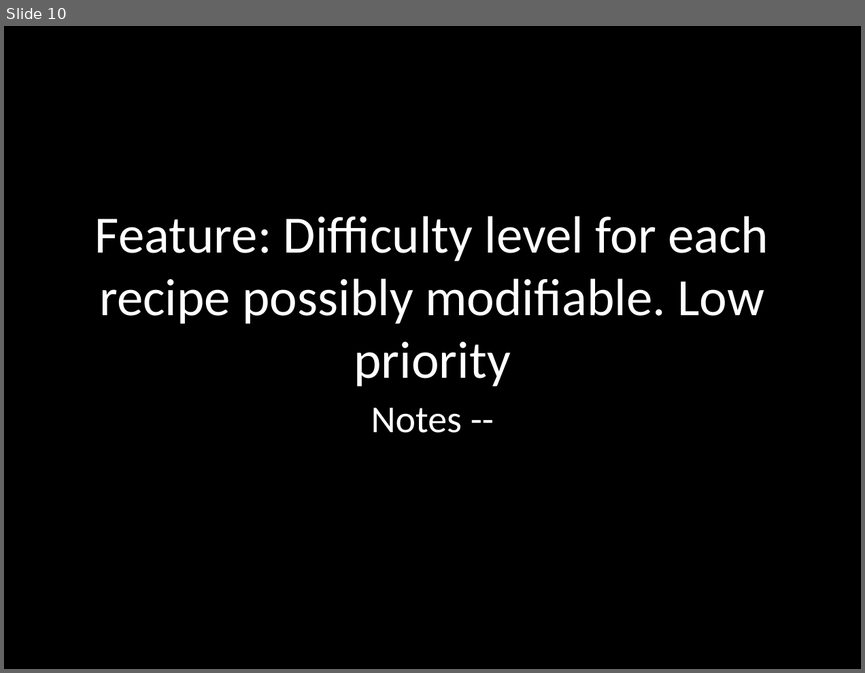
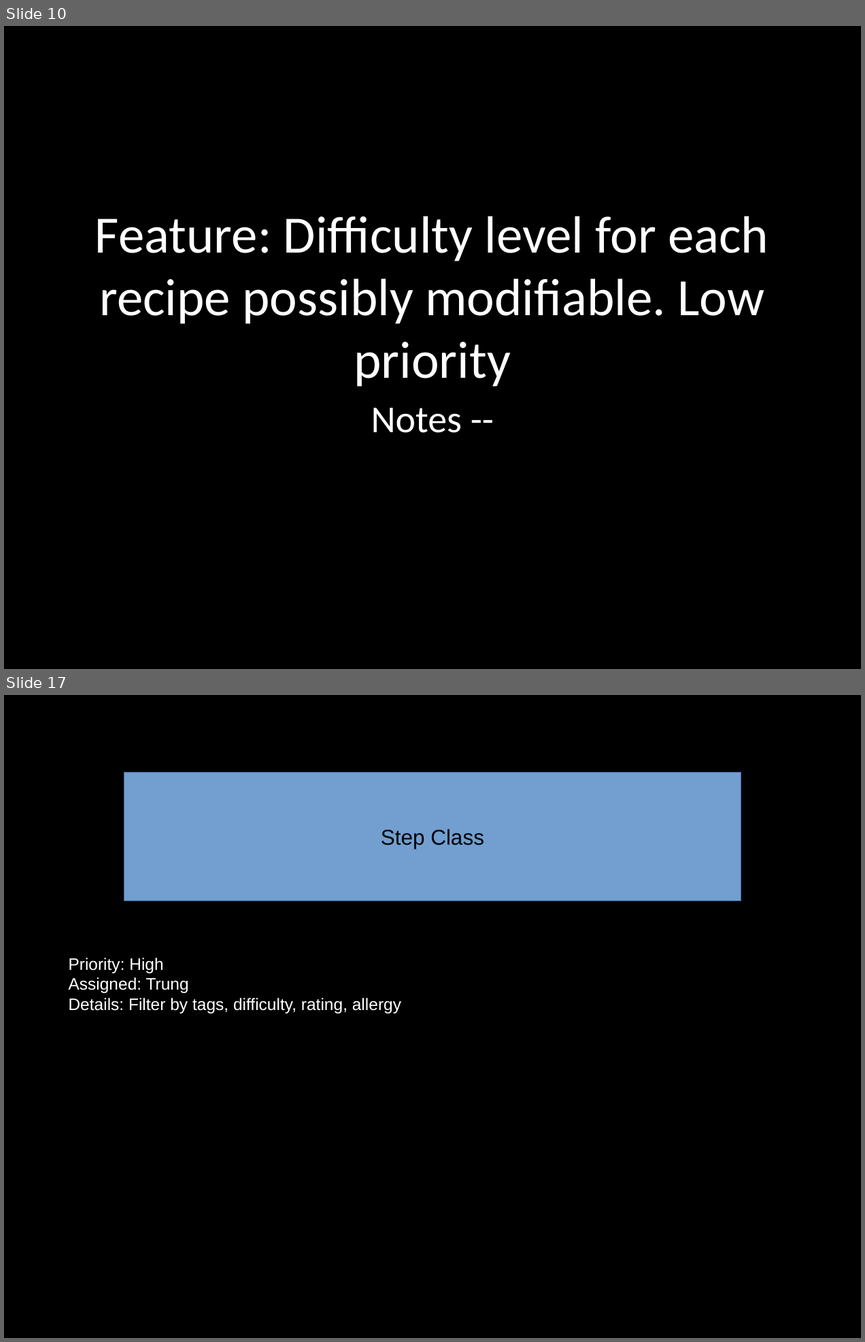
Before and after one commit to ucsdCSE110wi16/CSE110M240T7, a slide deck: CSE-110-Project-Cookbook.odp. Shown one above the other, each under a label of ours: slide 10 before the commit, slides 10 and 17 after it; the slides between them are not shown. The pictures are 865x673 and 865x1342 pixels, drawn with LibreOffice and Linux fonts; fonts in the diff are those of the drawing. Boxes give left, top, right and bottom in pixels: in the first picture for what was removed or moved away, otherwise in the second. Text is boxed around its words. In the diff, an @@ line names an element or a change of style, - is before the commit and + after.

```diff
--- a/CSE-110-Project-Cookbook.odp
+++ b/CSE-110-Project-Cookbook.odp
@@ slide 17 added at [4, 695, 861, 1338], background #000000 @@
@@ rectangle added at [124, 772, 741, 900], fill #729FCF, outline #3465A4 0 pt, 18 pt, text #000000 @@
+Step Class
@@ title added at [68, 957, 401, 1013], 14 pt, text #FFFFFF @@
+Priority: High
+Assigned: Trung
+Details: Filter by tags, difficulty, rating, allergy
```
Also in this commit, not shown: 3 slides changed, 4 other slides added, 2 slides removed.
